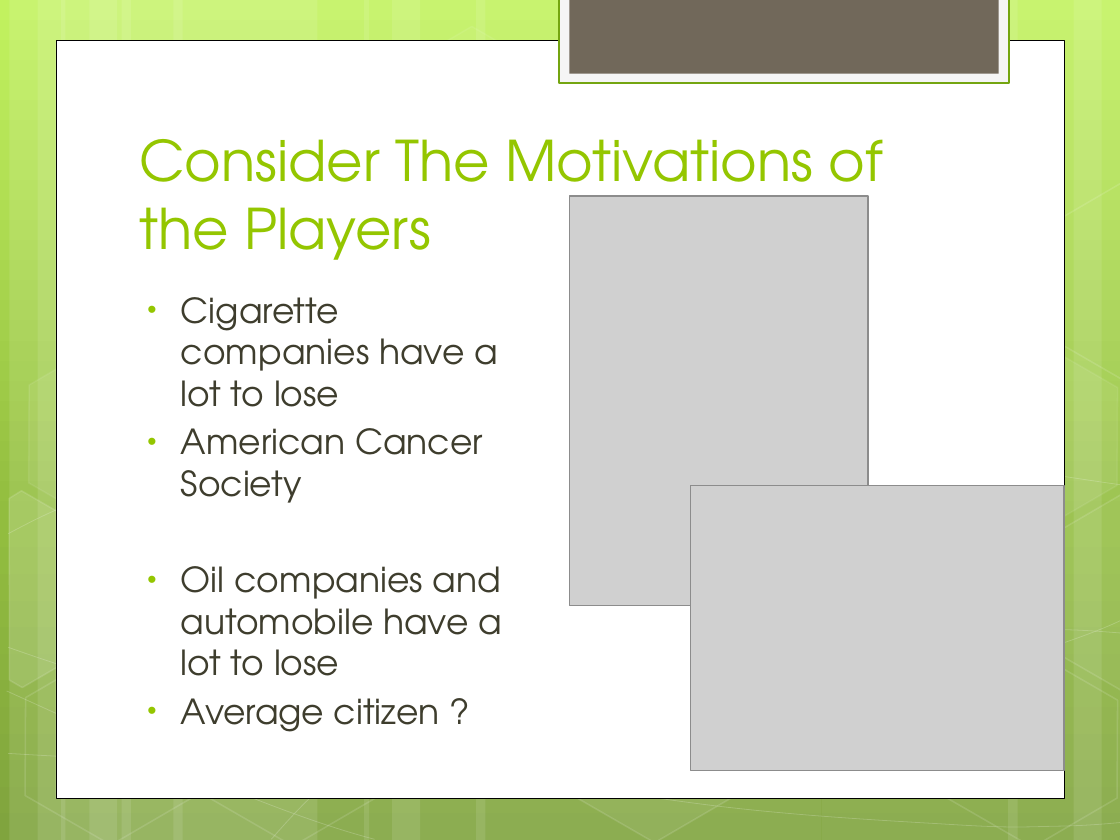
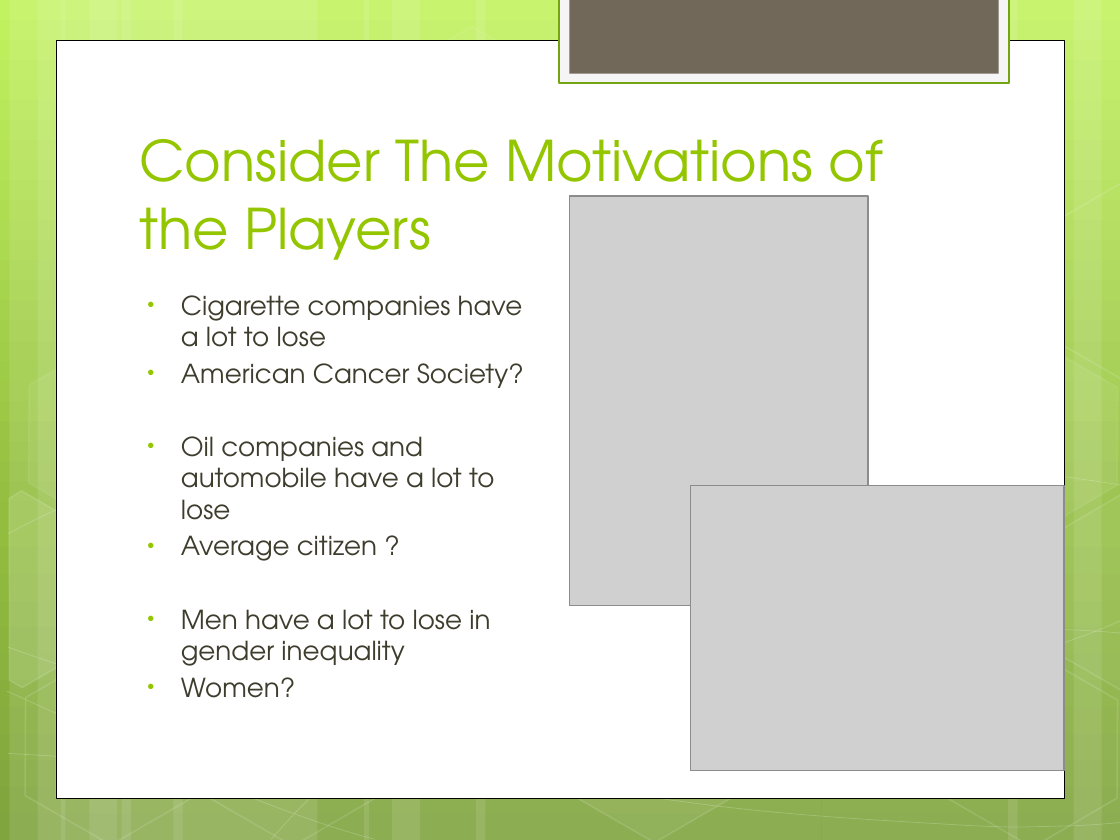
Before and after one commit to zoechao/teaching, a slide deck: slide 17 of final+data+lecture.pptx (slide 15 before the commit). Drawn at 1120x840 pixels with LibreOffice and Linux fonts; fonts in the diff are those of the drawing; grey boxes stand for pictures. Boxes give left, top, right and bottom in pixels: in the first picture for what was removed or moved away, otherwise in the second. Text is boxed around its words. In the diff, an @@ line names an element or a change of style, - is before the commit and + after.

```diff
--- a/final+data+lecture.pptx
+++ b/final+data+lecture.pptx
@@ text at [181,295,523,561]: size 22.2 to 16.8 pt in "Cigarette companies have a lot to lose", "Oil companies and automobile have a lot ...", "Average citizen ?"; less space between paragraphs @@
@@ text at [181,363,524,388]: text changed; size 22.2 to 16.8 pt @@
-• American Cancer Society
+• American Cancer Society?
@@ text at [181,609,490,698]: paragraphs added @@
+• Men have a lot to lose in gender inequality
+• Women?
```
Also in this commit, not shown: 9 other slides changed, 8 slides added, 2 slides removed.
